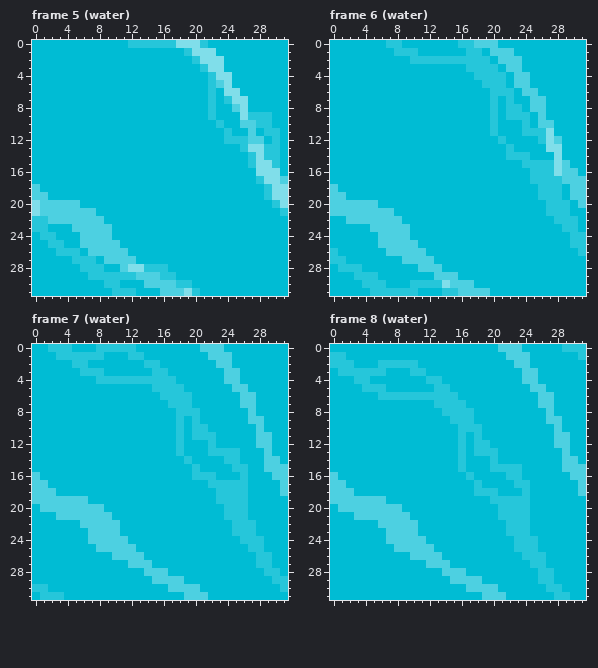
One commit to this pixel-art file: Assets/AnimationImporter-master/water.ase. The first picture shows the starting point.
32x32 pixels, 16 frames. Shown: frame 5 (water), frame 6 (water), frame 7 (water), frame 8 (water). The commit also changed other frames, which this record leaves out.
The result:
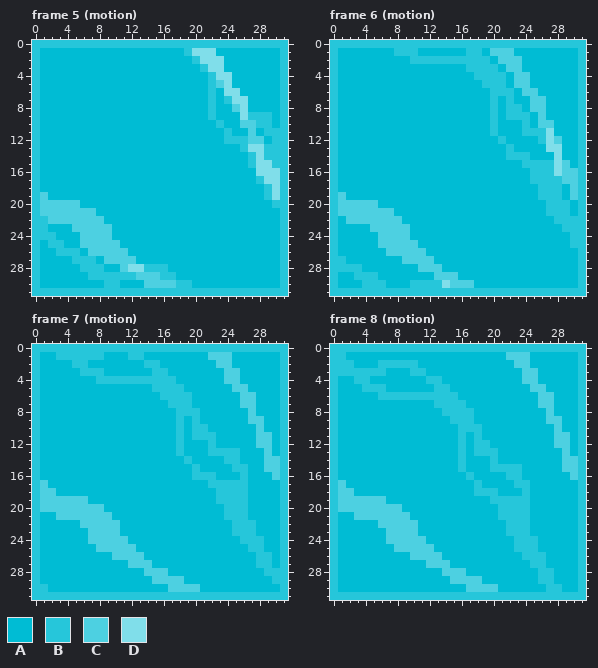
Palette (. is transparent): A #00bcd4  B #26c6da  C #4dd0e1  D #80deea
Difference:
layer "Layer 1" added
Changed rows in their new state; - is an unchanged pixel.
Frame 5 (motion), layer "Layer 1":
first column x 0:
 0 BBBBBBBBBBBB------BBB-BBBBBBBBBB
 1 B------------------------------B
 2 B------------------------------B
 3 B------------------------------B
 4 B------------------------------B
 5 B------------------------------B
 6 B------------------------------B
 7 B------------------------------B
 8 B------------------------------B
 9 B------------------------------B
10 B------------------------------B
11 B------------------------------B
12 B------------------------------B
13 B------------------------------B
14 B------------------------------B
15 B------------------------------B
16 B------------------------------B
17 B------------------------------B
18 B------------------------------B
19 B------------------------------B
20 B------------------------------B
21 B-------------------------------
22 -------------------------------B
23 -------------------------------B
24 B------------------------------B
25 B------------------------------B
26 B------------------------------B
27 B------------------------------B
28 B------------------------------B
29 B------------------------------B
30 B------------------------------B
31 BBBBBBBBBB---BBBBBBB-BBBBBBBBBBB
Frame 6 (motion), layer "Layer 1":
first column x 0:
 0 BBBBBBB--BBBBBBB--BBBBBBBBBBBBBB
 1 B------------------------------B
 2 B------------------------------B
 3 B------------------------------B
 4 B------------------------------B
 5 B------------------------------B
 6 B------------------------------B
 7 B------------------------------B
 8 B------------------------------B
 9 B------------------------------B
10 B------------------------------B
11 B------------------------------B
12 B------------------------------B
13 B------------------------------B
14 B------------------------------B
15 B------------------------------B
16 B------------------------------B
17 B------------------------------B
18 B------------------------------B
19 B------------------------------B
20 B------------------------------B
21 B------------------------------B
22 B------------------------------B
23 B------------------------------B
24 B-------------------------------
25 B-------------------------------
27 -------------------------------B
28 B------------------------------B
29 B------------------------------B
30 B------------------------------B
31 BBBBB------BBB--BBBBBBBBBBBBBBBB
Frame 7 (motion), layer "Layer 1":
first column x 0:
 0 BB---BBB-----BBBBBBBBBBBBBBBBBBB
 1 B------------------------------B
 2 B------------------------------B
 3 B------------------------------B
 4 B------------------------------B
 5 B------------------------------B
 6 B------------------------------B
 7 B------------------------------B
 8 B------------------------------B
 9 B------------------------------B
10 B------------------------------B
11 B------------------------------B
12 B------------------------------B
13 B------------------------------B
14 B------------------------------B
15 B------------------------------B
16 B------------------------------B
17 B------------------------------B
18 B------------------------------B
19 B------------------------------B
20 B------------------------------B
21 B------------------------------B
22 B------------------------------B
23 B------------------------------B
24 B------------------------------B
25 B------------------------------B
26 B------------------------------B
27 B------------------------------B
28 B------------------------------B
29 B-------------------------------
31 B---BBBBBBBBBBBBBBBBBBBBBBBBBBBB
Frame 8 (motion), layer "Layer 1":
first column x 0:
 0 BBBBBBBBBBBBBBBBBBBBBBBBBBBBB---
 2 -------------------------------B
 3 B------------------------------B
 4 B------------------------------B
 5 B------------------------------B
 6 B------------------------------B
 7 B------------------------------B
 8 B------------------------------B
 9 B------------------------------B
10 B------------------------------B
11 B------------------------------B
12 B------------------------------B
13 B------------------------------B
14 B------------------------------B
15 B------------------------------B
16 B------------------------------B
17 B------------------------------B
18 B------------------------------B
19 B------------------------------B
20 B------------------------------B
21 B------------------------------B
22 B------------------------------B
23 B------------------------------B
24 B------------------------------B
25 B------------------------------B
26 B------------------------------B
27 B------------------------------B
28 B------------------------------B
29 B------------------------------B
30 B------------------------------B
31 BBBBBBBBBBBBBBBBBBBBBBBBBBBB--BB
Boxes around the changes in both pictures, in picture pixels (x1, y1, x2, y2):
changed: (32, 40, 288, 296)
changed: (330, 40, 586, 296)
changed: (32, 344, 288, 600)
changed: (330, 344, 586, 600)
